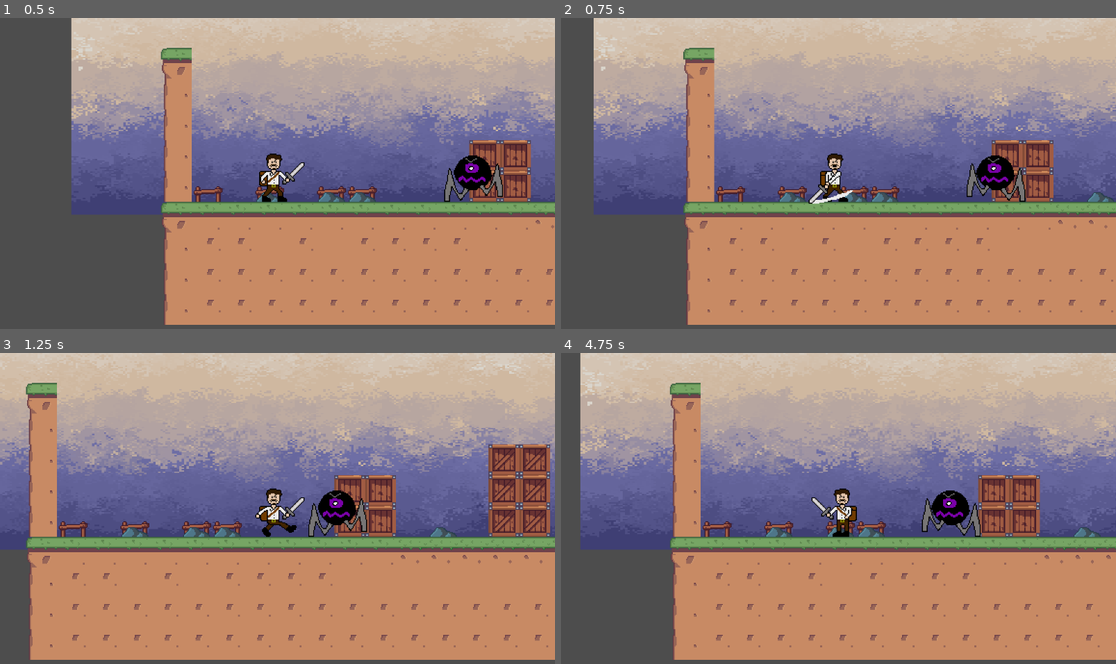
Above: before the commit, frames 1-4 (two rows, left to right).
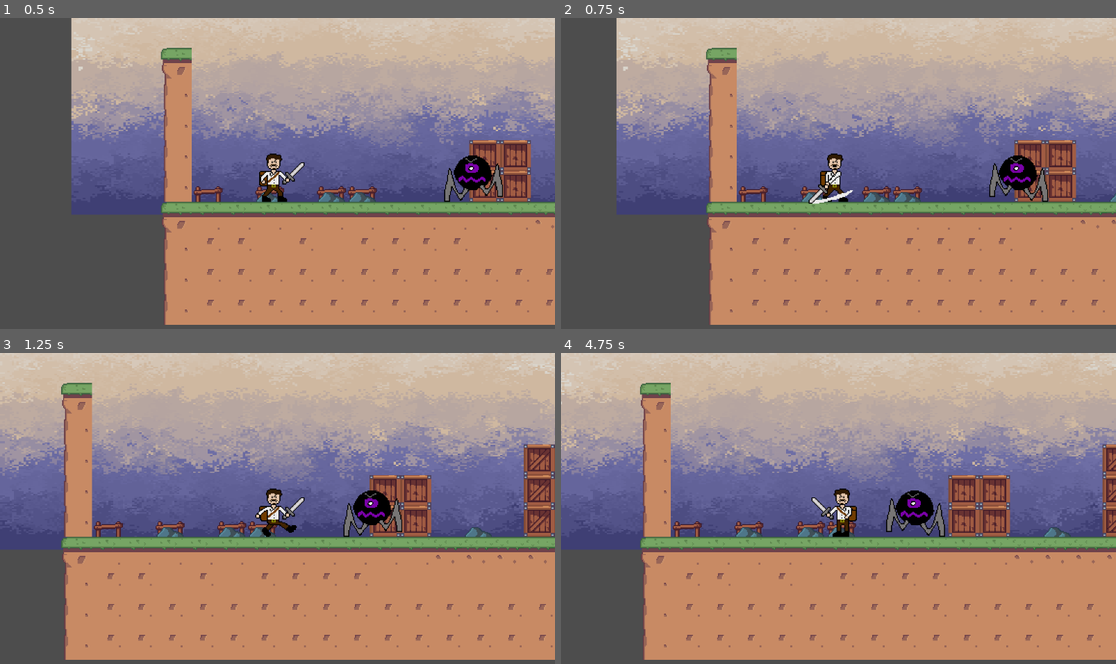
Above: after the commit, the same moments.

Repository: bscott519/ColossalCrisisGame
Game: Godot game, scene res://Scenes/level_1.tscn
Two runs of this game, one before a commit and one after it. Both use one fixed random seed, a clock stepped at 60 frames per second and the inputs below. The engine's default icon, where the game draws it, is replaced by a stand-in: a white triangle on a blue panel in a dark square.
Inputs (mouse positions are in pixels of both pictures, inside the frame that each line leads up to):
- Up to frame 1 (0.5 s): no input
- Up to frame 2 (0.75 s): move the mouse to (960, 157) at 0.52 s; hold D (right) from 0.53 s (still down); click (960, 157) at 0.6 s
- Up to frame 3 (1.25 s): keep holding D (right); tap Space (jump) at 0.77 s
- Up to frame 4 (4.75 s): move the mouse to (727, 524) at 1.27 s; click (727, 524) at 1.35 s; tap Space (jump) at 1.52, 3.02, 3.77, 4.52 s; move the mouse to (894, 440) at 2.02 s; release D (right) at 2.03 s; hold A (left) 2.03-2.78 s; click (894, 440) at 2.1 s; move the mouse to (810, 570) at 2.77 s; hold D (right) 2.78-4.28 s; click (810, 570) at 2.85 s; move the mouse to (1005, 555) at 3.52 s; click (1005, 555) at 3.6 s; move the mouse to (672, 461) at 4.27 s; hold A (left) from 4.28 s (still down); click (672, 461) at 4.35 s

Frame 1 is identical in both runs. In frame 2, 18% of the frame differs, in the area x 5-100%, y 0-99%; in frame 3, 21%, in the area x 0-100%, y 0-99%; in frame 4, 20%.

Commit message:
air attacks fixed

Diff:
--- a/Scenes/player.tscn
+++ b/Scenes/player.tscn
@@ -86,7 +86,7 @@
 }],
 "loop": false,
 "name": &"airattack1",
-"speed": 6.0
+"speed": 10.0
 }, {
 "frames": [{
 "duration": 1.0,
@@ -97,7 +97,7 @@
 }],
 "loop": false,
 "name": &"airattack2",
-"speed": 6.0
+"speed": 10.0
 }, {
 "frames": [{
 "duration": 1.0,
@@ -191,10 +191,8 @@
 
 [node name="AnimatedSprite2D" type="AnimatedSprite2D" parent="."]
 sprite_frames = SubResource("SpriteFrames_5xkxs")
-animation = &"attack2"
+animation = &"airattack2"
 autoplay = "idle"
-frame = 1
-frame_progress = 1.0
 
 [node name="CollisionShape2D" type="CollisionShape2D" parent="."]
 position = Vector2(-4, 19)
--- a/Scripts/player.gd
+++ b/Scripts/player.gd
@@ -9,8 +9,10 @@
 const JUMP_VELOCITY = -380.0
 var gravity = 900
 
-enum attack_states { Reset, Attack1, Attack2, Attack3, AirAttack1, AirAttack2}
+enum attack_states { Reset, Attack1, Attack2, Attack3 }
+enum air_attack_states { Reset, AirAttack1, AirAttack2 }
 var last_attack = attack_states.Reset
+var last_air_attack = air_attack_states.Reset
 var doAttack = false
 
 var health = 40
@@ -53,6 +55,7 @@
 
 func attack_anims():
 	if doAttack:
+		velocity.x = 0
 		return
 
 	if Input.is_action_just_pressed("attack"):
@@ -68,7 +71,15 @@
 			last_attack = attack_states.Attack1
 			animated_sprite_2d.play("attack1")
 
-		#$AnimatedSprite2D.animation_finished.connect(_on_animated_sprite_2d_animation_finished)
+	if Input.is_action_just_pressed("attack") and !is_on_floor():
+		doAttack = true
+
+		if last_air_attack == air_attack_states.AirAttack1:
+			last_air_attack = air_attack_states.AirAttack2
+			animated_sprite_2d.play("airattack2")
+		else:
+			last_air_attack = air_attack_states.AirAttack1
+			animated_sprite_2d.play("airattack1")
 
 func check_hitbox():
 	var hitbox_areas = $PlayerHitbox.get_overlapping_areas()
@@ -107,7 +118,7 @@
 	can_take_dmg = true
 
 func toggle_dmg_collisions():
-	var dmg_zone_col = dmg_zone.get_node("CollisionShape2D")
+	var dmg_zone_col = dmg_zone.get_node("DamageZone/CollisionShape2D")
 	var wait_time: float
 	if animated_sprite_2d.animation == "single_attack":
 		wait_time = 0.3
@@ -131,3 +142,4 @@
 
 func _on_combo_reset_timeout():
 	last_attack = attack_states.Reset
+	last_air_attack = air_attack_states.Reset
